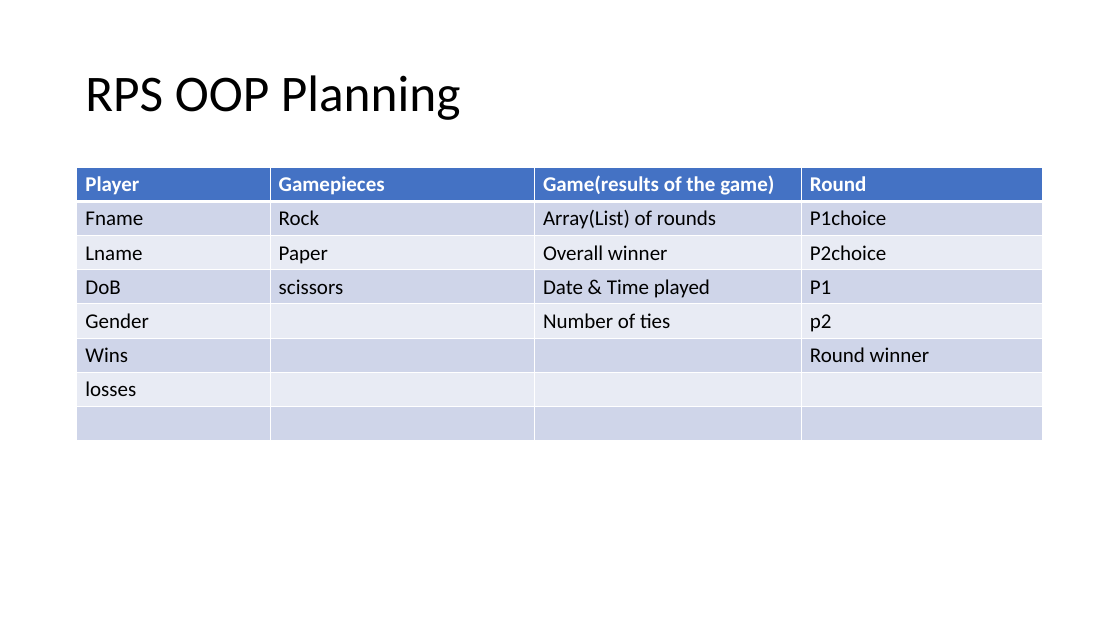
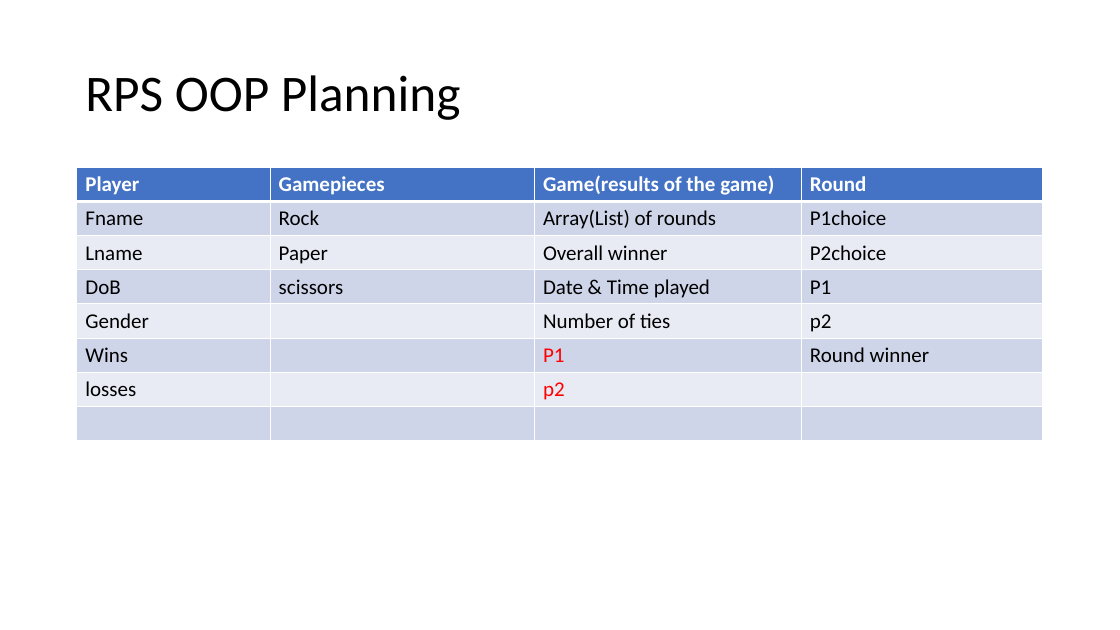
Before and after one commit to 071822-dotnet-ext-batch-org/071822-dotnet-ext-batch-repo, a slide deck: slide 4 of Marks Drawings.pptx. Drawn at 1120x630 pixels with LibreOffice and Linux fonts; fonts in the diff are those of the drawing. Boxes give left, top, right and bottom in pixels: in the first picture for what was removed or moved away, otherwise in the second. Text is boxed around its words. In the diff, an @@ line names an element or a change of style, - is before the commit and + after.

```diff
--- a/Marks Drawings.pptx
+++ b/Marks Drawings.pptx
@@ table at (77,168,1044,440) @@
-row 6, column 3: 
+row 6, column 3: P1
-row 7, column 3: 
+row 7, column 3: p2
```
Also in this commit, not shown: 4 other files.
